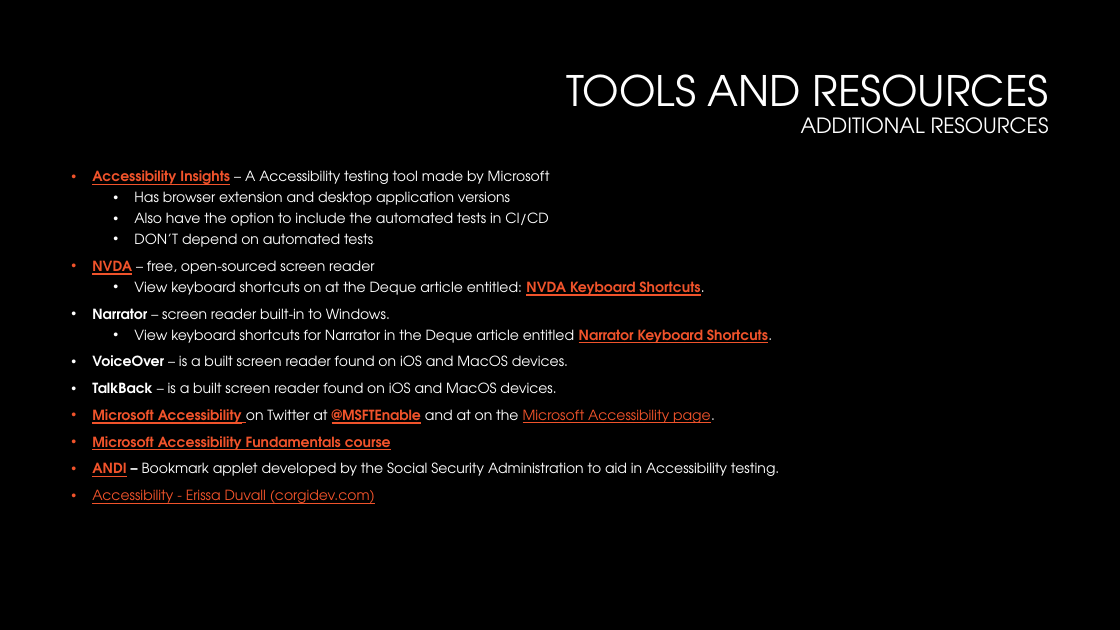
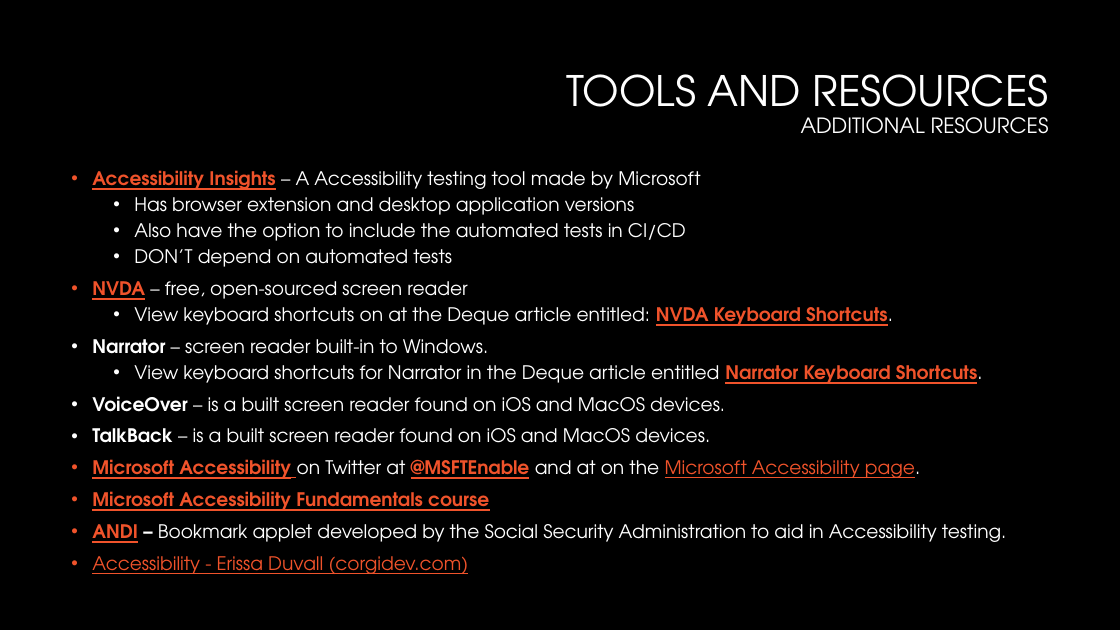
Before and after one commit to CorgiDev/A11y-Materials, a slide deck: slide 12 of Presenations/Upcoming Talk Drafts/2023_Accessibility Testing.pptx. Drawn at 1120x630 pixels with LibreOffice and Linux fonts; fonts in the diff are those of the drawing; background and template pictures are left out. Boxes give left, top, right and bottom in pixels: in the first picture for what was removed or moved away, otherwise in the second. Text is boxed around its words. In the diff, an @@ line names an element or a change of style, - is before the commit and + after.

```diff
--- a/Presenations/Upcoming Talk Drafts/2023_Accessibility Testing.pptx
+++ b/Presenations/Upcoming Talk Drafts/2023_Accessibility Testing.pptx
@@ text "Accessibility Insights – A Accessibility ..." at [92, 170, 1006, 574]: size 12 to 16 pt @@
```
Also in this commit, not shown: 1 other slide changed.
